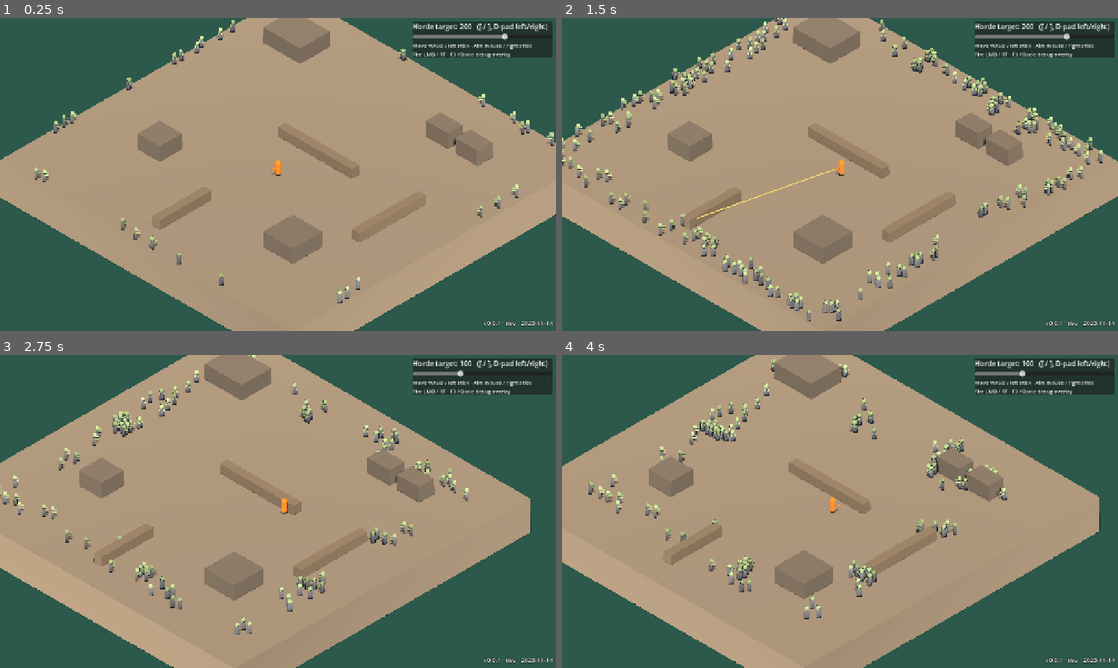
Above: before the commit, frames 1-4 (two rows, left to right).
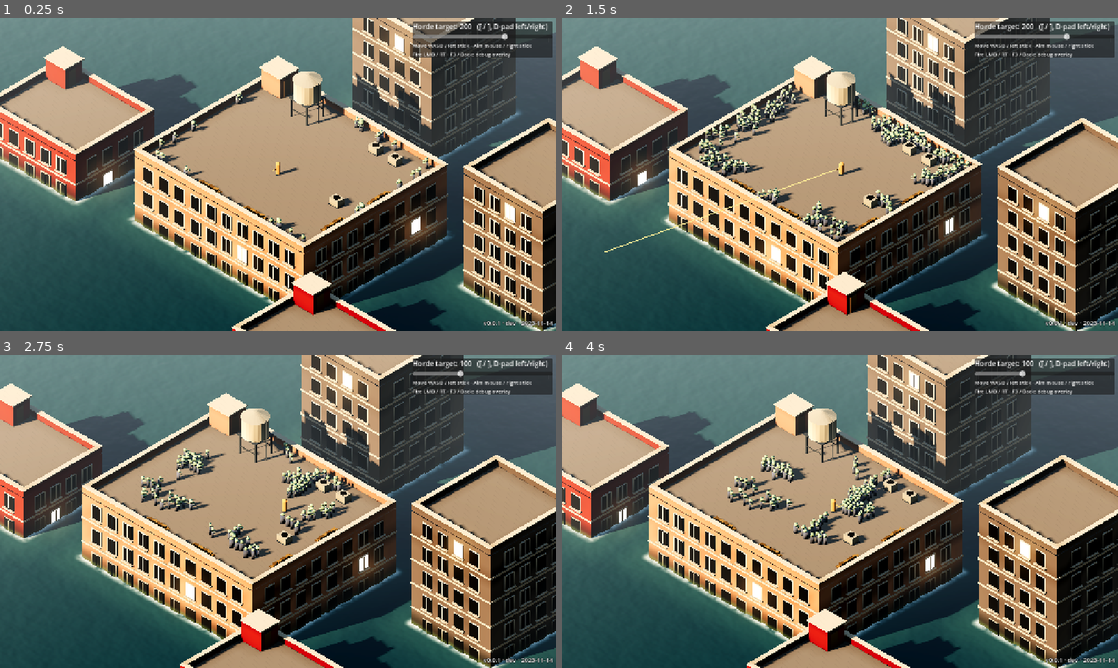
Above: after the commit, the same moments.

Repository: Twilightxc/DrownedCity
Game: Godot game, scene res://game/spikes/spike_launcher.tscn
The game is run twice, just before and just after one commit, with the same random seed, the same clock (stepped at 60 frames per second) and the same inputs. Before the commit the project starts from res://game/spikes/horde_spike.tscn.
Inputs (mouse positions are in pixels of both pictures, inside the frame that each line leads up to):
- Up to frame 1 (0.25 s): no input
- Up to frame 2 (1.5 s): tap Enter at 0.5 s; move the mouse to (962, 158) at 0.52 s; press the mouse at (962, 158) at 0.53 s; hold D (move_right) 0.53-1.25 s; release the mouse at (962, 158) at 1.25 s; drag from (728, 190) to (812, 237) at 1.27 s
- Up to frame 3 (2.75 s): move the mouse to (333, 442) at 2.02 s; hold D (move_right) from 2.03 s (still down); hold [ (horde_less) from 2.03 s (still down); click (333, 442) at 2.3 s
- Up to frame 4 (4 s): release D (move_right) at 2.75 s; release [ (horde_less) at 2.75 s; drag from (812, 574) to (673, 464) at 2.77 s; move the mouse to (1006, 558) at 3.52 s; hold A (move_left) from 3.53 s (still down); hold Shift from 3.53 s (still down); click (1006, 558) at 3.8 s

The runs differ from the first frame. In frame 1, 74% of the frame differs, in the area x 0-100%, y 0-100%; in frame 2, 77%; in frame 3, 76%; in frame 4, 75%.

Commit message:
Phase 0.4 Spike B: Style 1.5 look on WebGL2 with the horde running
- tools/blender kits (kit_common/kit_building/kit_props): palette colour in
  vertex RGB, Cycles-baked AO in vertex alpha, glTF export; base building,
  2 backdrop variants, water tower, AC unit, sandbag wall in assets/models
- Shaders: style15_surface (wet stain + algae band vs global water_level),
  style15_emissive (lit windows for glow), water (2 scrolling normal maps,
  shallow tint + foam ring from building-footprint SDF)
- game/level/style15_level: dusk sun, sky ambient, ACES, glow, depth fog;
  swaps glTF placeholder materials; nav obstacles from node metadata
- style_spike reuses the horde spike with level_scene; spike launcher picks
  ?spike=style (default) or ?spike=horde
- Debug overlay: --capture=<png> desktop capture for art comparisons
- Zombie colours now sRGB (were washed out as linear)
- docs: comparison image 05_spike_b_vs_ref.png, 0.4 results, decisions

Co-Authored-By: Claude Opus 5.5 <noreply@anthropic.com>

Diff:
--- a/combat/horde_renderer.gd
+++ b/combat/horde_renderer.gd
@@ -5,9 +5,9 @@
 
 const FLOATS_PER_INSTANCE: int = 16  # 12 transform (3x4, row-major) + 4 colour
 
-## Cool grey clothes, pale green skin (Style 1.5).
-@export var clothes_color: Color = Color(0.42, 0.45, 0.5)
-@export var skin_color: Color = Color(0.62, 0.74, 0.55)
+## Cool grey clothes, pale green skin (Style 1.5). sRGB.
+@export var clothes_color: Color = Color("#515865")
+@export var skin_color: Color = Color("#93ad7a")
 
 var _buffer: PackedFloat32Array
 
@@ -78,6 +78,7 @@
 	var mesh: ArrayMesh = st.commit()
 	var mat: StandardMaterial3D = StandardMaterial3D.new()
 	mat.vertex_color_use_as_albedo = true
+	mat.vertex_color_is_srgb = true
 	mat.roughness = 1.0
 	mesh.surface_set_material(0, mat)
 	return mesh
--- /dev/null
+++ b/game/level/style15_emissive.tres
@@ -0,0 +1,8 @@
+[gd_resource type="ShaderMaterial" load_steps=2 format=3]
+
+[ext_resource type="Shader" path="res://game/shaders/style15_emissive.gdshader" id="1_shader"]
+
+[resource]
+resource_name = "style15_emissive"
+shader = ExtResource("1_shader")
+shader_parameter/energy = 3.0
--- /dev/null
+++ b/game/level/style15_level.gd
@@ -0,0 +1,68 @@
+class_name Style15Level
+extends Node3D
+## Level art for the Style 1.5 look: swaps the generated .glb placeholder materials for the
+## Style 1.5 shaders, publishes the water level as a global shader uniform, and feeds building
+## footprints to the water shader (foam ring + shallow tint).
+## Nodes in group "nav_obstacle" carry metadata/footprint (metres) for the spike's NavGrid.
+
+const SURFACE_MATERIAL: Material = preload("res://game/level/style15_surface.tres")
+const EMISSIVE_MATERIAL: Material = preload("res://game/level/style15_emissive.tres")
+const MAX_FOOTPRINTS: int = 16
+
+@export var water_level: float = -8.6
+@export var water: MeshInstance3D
+
+
+func _ready() -> void:
+	RenderingServer.global_shader_parameter_set("water_level", water_level)
+	_apply_materials(self)
+	_publish_footprints()
+
+
+func _apply_materials(root: Node) -> void:
+	for node: Node in root.find_children("*", "MeshInstance3D", true, false):
+		var mi: MeshInstance3D = node as MeshInstance3D
+		if mi == water or mi.mesh == null:
+			continue
+		for s: int in mi.mesh.get_surface_count():
+			var mat: Material = mi.mesh.surface_get_material(s)
+			var mat_name: String = mat.resource_name if mat != null else ""
+			if mat_name == "emissive":
+				mi.set_surface_override_material(s, EMISSIVE_MATERIAL)
+			elif mat_name == "surface":
+				mi.set_surface_override_material(s, SURFACE_MATERIAL)
+
+
+func _publish_footprints() -> void:
+	if water == null:
+		return
+	var boxes: PackedVector4Array = PackedVector4Array()
+	for node: Node in get_tree().get_nodes_in_group("water_footprint"):
+		if boxes.size() >= MAX_FOOTPRINTS or not is_ancestor_of(node):
+			continue
+		var n3: Node3D = node as Node3D
+		var fp: Vector2 = n3.get_meta("footprint", Vector2.ONE)
+		boxes.append(Vector4(n3.global_position.x, n3.global_position.z, fp.x * 0.5, fp.y * 0.5))
+	var count: int = boxes.size()
+	boxes.resize(MAX_FOOTPRINTS)
+	var mat: ShaderMaterial = water.get_active_material(0) as ShaderMaterial
+	mat.set_shader_parameter("footprints", boxes)
+	mat.set_shader_parameter("footprint_count", count)
+
+
+## Nav obstacles under this level as NavGrid cell rects.
+func nav_obstacle_rects(grid: NavGrid) -> Array[Rect2i]:
+	var rects: Array[Rect2i] = []
+	for node: Node in get_tree().get_nodes_in_group("nav_obstacle"):
+		if not is_ancestor_of(node):
+			continue
+		var n3: Node3D = node as Node3D
+		var fp: Vector2 = n3.get_meta("footprint", Vector2.ONE)
+		var yaw: float = wrapf(n3.global_rotation.y, 0.0, PI)
+		if absf(yaw - PI * 0.5) < 0.4:
+			fp = Vector2(fp.y, fp.x)
+		var center: Vector2 = Vector2(n3.global_position.x, n3.global_position.z)
+		var c0: Vector2i = grid.world_to_cell(center - fp * 0.5)
+		var c1: Vector2i = grid.world_to_cell(center + fp * 0.5 - Vector2(0.001, 0.001))
+		rects.append(Rect2i(c0, c1 - c0 + Vector2i.ONE))
+	return rects
--- /dev/null
+++ b/game/level/style15_level.tscn
@@ -0,0 +1,159 @@
+[gd_scene load_steps=18 format=3]
+
+[ext_resource type="Script" path="res://game/level/style15_level.gd" id="1_level"]
+[ext_resource type="PackedScene" path="res://assets/models/building_base_3f.glb" id="2_base"]
+[ext_resource type="PackedScene" path="res://assets/models/building_brick_2f.glb" id="3_brick"]
+[ext_resource type="PackedScene" path="res://assets/models/building_concrete_5f.glb" id="4_concrete"]
+[ext_resource type="PackedScene" path="res://assets/models/prop_water_tower.glb" id="5_tower"]
+[ext_resource type="PackedScene" path="res://assets/models/prop_ac_unit.glb" id="6_ac"]
+[ext_resource type="PackedScene" path="res://assets/models/prop_sandbag_wall.glb" id="7_sandbag"]
+[ext_resource type="Shader" path="res://game/shaders/water.gdshader" id="8_water"]
+
+[sub_resource type="ProceduralSkyMaterial" id="SkyMat_dusk"]
+sky_top_color = Color(0.36, 0.47, 0.6, 1)
+sky_horizon_color = Color(0.85, 0.7, 0.58, 1)
+ground_bottom_color = Color(0.12, 0.18, 0.19, 1)
+ground_horizon_color = Color(0.5, 0.48, 0.45, 1)
+sun_angle_max = 10.0
+
+[sub_resource type="Sky" id="Sky_dusk"]
+sky_material = SubResource("SkyMat_dusk")
+process_mode = 1
+
+[sub_resource type="Environment" id="Env_dusk"]
+background_mode = 1
+background_color = Color(0.16, 0.24, 0.26, 1)
+sky = SubResource("Sky_dusk")
+ambient_light_source = 3
+ambient_light_energy = 0.5
+reflected_light_source = 2
+tonemap_mode = 3
+tonemap_exposure = 0.85
+glow_enabled = true
+glow_intensity = 0.9
+glow_strength = 1.1
+glow_blend_mode = 0
+glow_hdr_threshold = 1.0
+fog_enabled = true
+fog_mode = 1
+fog_light_color = Color(0.62, 0.66, 0.68, 1)
+fog_density = 0.55
+fog_depth_begin = 45.0
+fog_depth_end = 170.0
+
+[sub_resource type="FastNoiseLite" id="Noise_a"]
+frequency = 0.02
+fractal_octaves = 3
+
+[sub_resource type="NoiseTexture2D" id="NormalTex_a"]
+width = 256
+height = 256
+seamless = true
+as_normal_map = true
+bump_strength = 6.0
+noise = SubResource("Noise_a")
+
+[sub_resource type="FastNoiseLite" id="Noise_b"]
+seed = 7
+frequency = 0.035
+fractal_octaves = 2
+
+[sub_resource type="NoiseTexture2D" id="NormalTex_b"]
+width = 256
+height = 256
+seamless = true
+as_normal_map = true
+bump_strength = 4.0
+noise = SubResource("Noise_b")
+
+[sub_resource type="ShaderMaterial" id="Mat_water"]
+shader = ExtResource("8_water")
+shader_parameter/normal_a = SubResource("NormalTex_a")
+shader_parameter/normal_b = SubResource("NormalTex_b")
+
+[sub_resource type="PlaneMesh" id="Mesh_water"]
+material = SubResource("Mat_water")
+size = Vector2(400, 400)
+
+[node name="Style15Level" type="Node3D" node_paths=PackedStringArray("water")]
+script = ExtResource("1_level")
+water = NodePath("Water")
+
+[node name="WorldEnvironment" type="WorldEnvironment" parent="."]
+environment = SubResource("Env_dusk")
+
+[node name="Sun" type="DirectionalLight3D" parent="."]
+transform = Transform3D(0.9539, 0.1500, -0.2598, -0.0000, 0.8660, 0.5000, 0.3000, -0.4770, 0.8262, 0, 20, 0)
+light_color = Color(1, 0.78, 0.56, 1)
+light_energy = 1.6
+shadow_enabled = true
+shadow_bias = 0.05
+shadow_normal_bias = 1.5
+directional_shadow_mode = 1
+directional_shadow_split_1 = 0.35
+directional_shadow_max_distance = 80.0
+
+[node name="Water" type="MeshInstance3D" parent="."]
+transform = Transform3D(1, 0, 0, 0, 1, 0, 0, 0, 1, 0, -8.6, 0)
+cast_shadow = 0
+mesh = SubResource("Mesh_water")
+
+[node name="BaseBuilding" parent="." groups=["water_footprint"] instance=ExtResource("2_base")]
+transform = Transform3D(1, 0, 0, 0, 1, 0, 0, 0, 1, 0, -8.6, 0)
+metadata/footprint = Vector2(26, 22)
+
+[node name="RoofHut" type="Marker3D" parent="." groups=["nav_obstacle"]]
+transform = Transform3D(1, 0, 0, 0, 1, 0, 0, 0, 1, -10.8, 0, -9)
+metadata/footprint = Vector2(3, 2.6)
+
+[node name="Backdrop" type="Node3D" parent="."]
+
+[node name="Concrete5F" parent="Backdrop" groups=["water_footprint"] instance=ExtResource("4_concrete")]
+transform = Transform3D(1, 0, 0, 0, 1, 0, 0, 0, 1, -4, -8.6, -26)
+metadata/footprint = Vector2(12, 13)
+
+[node name="Concrete5F2" parent="Backdrop" groups=["water_footprint"] instance=ExtResource("4_concrete")]
+transform = Transform3D(1, 0, 0, 0, 1, 0, 0, 0, 1, 27, -8.6, -12)
+metadata/footprint = Vector2(12, 13)
+
+[node name="Brick2F" parent="Backdrop" groups=["water_footprint"] instance=ExtResource("3_brick")]
+transform = Transform3D(1, 0, 0, 0, 1, 0, 0, 0, 1, 22, -8.6, 18)
+metadata/footprint = Vector2(14, 12)
+
+[node name="Brick2F2" parent="Backdrop" groups=["water_footprint"] instance=ExtResource("3_brick")]
+transform = Transform3D(1, 0, 0, 0, 1, 0, 0, 0, 1, -27, -8.6, 7)
+metadata/footprint = Vector2(14, 12)
+
+[node name="Props" type="Node3D" parent="."]
+
+[node name="WaterTower" parent="Props" groups=["nav_obstacle"] instance=ExtResource("5_tower")]
+transform = Transform3D(1, 0, 0, 0, 1, 0, 0, 0, 1, -5, 0, -7.5)
+metadata/footprint = Vector2(3.4, 3.4)
+
+[node name="AC1" parent="Props" groups=["nav_obstacle"] instance=ExtResource("6_ac")]
+transform = Transform3D(1, 0, 0, 0, 1, 0, 0, 0, 1, 5, 0, -8)
+metadata/footprint = Vector2(1.3, 1)
+
+[node name="AC2" parent="Props" groups=["nav_obstacle"] instance=ExtResource("6_ac")]
+transform = Transform3D(1, 0, 0, 0, 1, 0, 0, 0, 1, 8, 0, -8)
+metadata/footprint = Vector2(1.3, 1)
+
+[node name="AC3" parent="Props" groups=["nav_obstacle"] instance=ExtResource("6_ac")]
+transform = Transform3D(1, 0, 0, 0, 1, 0, 0, 0, 1, 9, 0, 2)
+metadata/footprint = Vector2(1.3, 1)
+
+[node name="Sandbags1" parent="Props" groups=["nav_obstacle"] instance=ExtResource("7_sandbag")]
+transform = Transform3D(1, 0, 0, 0, 1, 0, 0, 0, 1, 4, 0, 9.5)
+metadata/footprint = Vector2(3.2, 0.7)
+
+[node name="Sandbags2" parent="Props" groups=["nav_obstacle"] instance=ExtResource("7_sandbag")]
+transform = Transform3D(1, 0, 0, 0, 1, 0, 0, 0, 1, -3, 0, 9.5)
+metadata/footprint = Vector2(3.2, 0.7)
+
+[node name="Sandbags3" parent="Props" groups=["nav_obstacle"] instance=ExtResource("7_sandbag")]
+transform = Transform3D(0, 0, 1, 0, 1, 0, -1, 0, 0, 11.5, 0, -2)
+metadata/footprint = Vector2(3.2, 0.7)
+
+[node name="Sandbags4" parent="Props" groups=["nav_obstacle"] instance=ExtResource("7_sandbag")]
+transform = Transform3D(0, 0, 1, 0, 1, 0, -1, 0, 0, 11.5, 0, 5)
+metadata/footprint = Vector2(3.2, 0.7)
--- /dev/null
+++ b/game/level/style15_surface.tres
@@ -0,0 +1,7 @@
+[gd_resource type="ShaderMaterial" load_steps=2 format=3]
+
+[ext_resource type="Shader" path="res://game/shaders/style15_surface.gdshader" id="1_shader"]
+
+[resource]
+resource_name = "style15_surface"
+shader = ExtResource("1_shader")
--- /dev/null
+++ b/game/shaders/style15_emissive.gdshader
@@ -0,0 +1,9 @@
+// Lit windows / fires: vertex colour as albedo and emission; bright enough to trigger glow.
+shader_type spatial;
+render_mode cull_back, unshaded;
+
+uniform float energy = 3.0;
+
+void fragment() {
+	ALBEDO = COLOR.rgb * energy;
+}
--- /dev/null
+++ b/game/shaders/style15_surface.gdshader
@@ -0,0 +1,33 @@
+// Style 1.5 surface: flat palette colour from vertex RGB, baked AO from vertex alpha,
+// wet stain + algae band measured from the global water level (matches tools/blender/scene_v15_web.py).
+shader_type spatial;
+render_mode cull_back, diffuse_burley, specular_schlick_ggx;
+
+global uniform float water_level;
+
+uniform vec3 wet_tint : source_color = vec3(0.243, 0.290, 0.227);
+uniform vec3 algae_color : source_color = vec3(0.302, 0.416, 0.235);
+uniform float wet_height = 2.4;
+uniform float wet_amount : hint_range(0.0, 1.0) = 0.7;
+uniform float algae_height = 0.7;
+uniform float algae_amount : hint_range(0.0, 1.0) = 0.6;
+uniform float ao_light_affect : hint_range(0.0, 1.0) = 0.35;
+uniform float roughness : hint_range(0.0, 1.0) = 0.9;
+
+varying float world_y;
+
+void vertex() {
+	world_y = (MODEL_MATRIX * vec4(VERTEX, 1.0)).y;
+}
+
+void fragment() {
+	float h = world_y - water_level;
+	vec3 albedo = COLOR.rgb;
+	albedo = mix(albedo, albedo * wet_tint, (1.0 - smoothstep(0.3, wet_height, h)) * wet_amount);
+	albedo = mix(albedo, algae_color, (1.0 - smoothstep(0.0, algae_height, h)) * algae_amount);
+	ALBEDO = albedo;
+	AO = COLOR.a;
+	AO_LIGHT_AFFECT = ao_light_affect;
+	ROUGHNESS = roughness;
+	SPECULAR = 0.3;
+}
--- /dev/null
+++ b/game/shaders/water.gdshader
@@ -0,0 +1,59 @@
+// Flood water (WebGL2-safe): murky teal tinted lighter near buildings, two scrolling normal
+// layers, and a foam ring along building footprints. "Near" comes from a signed-distance test
+// against up to 16 footprint boxes instead of the depth buffer, so it costs no extra pass.
+shader_type spatial;
+render_mode cull_back, diffuse_burley, specular_schlick_ggx;
+
+uniform vec3 deep_color : source_color = vec3(0.09, 0.20, 0.22);
+uniform vec3 shallow_color : source_color = vec3(0.15, 0.29, 0.27);
+uniform vec3 foam_color : source_color = vec3(0.78, 0.82, 0.77);
+uniform sampler2D normal_a : hint_normal, filter_linear_mipmap, repeat_enable;
+uniform sampler2D normal_b : hint_normal, filter_linear_mipmap, repeat_enable;
+uniform vec2 scroll_a = vec2(0.020, 0.012);
+uniform vec2 scroll_b = vec2(-0.015, 0.018);
+uniform float tiling_a = 0.06;  // texture repeats per metre
+uniform float tiling_b = 0.11;
+uniform float normal_depth : hint_range(0.0, 2.0) = 0.5;
+uniform float shallow_width = 6.0;  // metres
+uniform float foam_width = 1.0;
+uniform float roughness : hint_range(0.0, 1.0) = 0.2;
+uniform float specular : hint_range(0.0, 1.0) = 0.3;
+
+uniform vec4 footprints[16];  // xy = centre (world x, z), zw = half extents
+uniform int footprint_count = 0;
+
+varying vec3 world_pos;
+
+float box_distance(vec2 p, vec2 c, vec2 half_extents) {
+	vec2 d = abs(p - c) - half_extents;
+	return length(max(d, vec2(0.0))) + min(max(d.x, d.y), 0.0);
+}
+
+void vertex() {
+	world_pos = (MODEL_MATRIX * vec4(VERTEX, 1.0)).xyz;
+}
+
+void fragment() {
+	vec2 p = world_pos.xz;
+	float dist = 1.0e4;
+	for (int i = 0; i < 16; i++) {
+		if (i >= footprint_count) {
+			break;
+		}
+		dist = min(dist, box_distance(p, footprints[i].xy, footprints[i].zw));
+	}
+
+	vec3 na = texture(normal_a, p * tiling_a + TIME * scroll_a).rgb;
+	vec3 nb = texture(normal_b, p * tiling_b + TIME * scroll_b).rgb;
+	NORMAL_MAP = normalize(mix(na, nb, 0.5) * 2.0 - 1.0) * 0.5 + 0.5;
+	NORMAL_MAP_DEPTH = normal_depth;
+
+	float shallow = 1.0 - smoothstep(0.0, shallow_width, dist);
+	float ripple = (na.x + nb.y) * 0.5;  // reuse the normal maps as breakup noise
+	float foam = (1.0 - smoothstep(0.0, foam_width, dist + (ripple - 0.5) * 0.8)) * smoothstep(0.38, 0.55, ripple);
+
+	vec3 albedo = mix(deep_color, shallow_color, shallow * 0.7);
+	ALBEDO = mix(albedo, foam_color, foam);
+	ROUGHNESS = mix(roughness, 0.9, foam);
+	SPECULAR = specular;
+}
--- a/game/spikes/horde_spike.gd
+++ b/game/spikes/horde_spike.gd
@@ -2,12 +2,15 @@
 ## Spike A (Phase 0.3): can the web build hold 200+ zombies at 50+ FPS on an Intel Arc iGPU?
 ## Flat rooftop over flood water, MultiMesh horde on a shared flow field, hitscan rifle.
 ## Spawn count: slider, [ / ] keys, or D-pad left/right.
+## With `level_scene` set (Spike B), that scene supplies the art and its "nav_obstacle" nodes
+## replace `obstacles`; otherwise placeholder boxes are built from `obstacles`.
 
 const GROUND_Y: float = 0.0
 const BUILDING_DEPTH: float = 6.0
 const WATER_Y: float = -4.0
 
 @export var horde_config: HordeConfig
+@export var level_scene: PackedScene
 @export var roof_size: Vector2i = Vector2i(40, 40)
 ## Obstacles in roof cells: stair house, AC units, water tanks, low walls.
 @export var obstacles: Array[Rect2i] = [
@@ -47,9 +50,15 @@
 func _ready() -> void:
 	_rng.randomize()
 	_grid = NavGrid.new(roof_size.x, roof_size.y, 1.0, -Vector2(roof_size) * 0.5)
-	for rect: Rect2i in obstacles:
+	var rects: Array[Rect2i] = obstacles
+	if level_scene != null:
+		var level: Node = level_scene.instantiate()
+		add_child(level)
+		rects = (level as Style15Level).nav_obstacle_rects(_grid) if level is Style15Level else []
+	for rect: Rect2i in rects:
 		_grid.set_blocked_rect(rect)
 	_collect_perimeter()
+	assert(not _perimeter.is_empty(), "no walkable roof edge to spawn from")
 
 	var capacity: int = 0
 	for n: int in horde_config.spawn_counts:
@@ -57,7 +66,8 @@
 	_horde = Horde.new(horde_config, _grid, capacity, _rng.randi())
 	_renderer.setup(capacity)
 
-	_build_level_meshes()
+	if level_scene == null:
+		_build_level_meshes()
 	_player.setup(_grid, _horde, _camera, GROUND_Y)
 	_player.position = Vector3(0.5, GROUND_Y, 2.5)
 	_player.fired.connect(_tracers.add)
--- /dev/null
+++ b/game/spikes/spike_launcher.gd
@@ -0,0 +1,29 @@
+extends Node
+## Boots the requested Phase 0 spike: `?spike=horde` on the web URL, or `-- --spike=horde` on desktop.
+## Default is the newest spike, so the live URL always shows what is under test.
+
+const SPIKES: Dictionary[String, String] = {
+	"style": "res://game/spikes/style_spike.tscn",
+	"horde": "res://game/spikes/horde_spike.tscn",
+}
+const DEFAULT_SPIKE: String = "style"
+
+
+func _ready() -> void:
+	var key: String = _requested_spike()
+	if not SPIKES.has(key):
+		push_warning("Unknown spike '%s', using '%s'" % [key, DEFAULT_SPIKE])
+		key = DEFAULT_SPIKE
+	get_tree().change_scene_to_file.call_deferred(SPIKES[key])
+
+
+func _requested_spike() -> String:
+	if OS.has_feature("web"):
+		var search: Variant = JavaScriptBridge.eval("window.location.search", true)
+		for pair: String in str(search).trim_prefix("?").split("&", false):
+			if pair.begins_with("spike="):
+				return pair.trim_prefix("spike=")
+	for arg: String in OS.get_cmdline_user_args():
+		if arg.begins_with("--spike="):
+			return arg.trim_prefix("--spike=")
+	return DEFAULT_SPIKE
--- /dev/null
+++ b/game/spikes/spike_launcher.tscn
@@ -0,0 +1,6 @@
+[gd_scene load_steps=2 format=3]
+
+[ext_resource type="Script" path="res://game/spikes/spike_launcher.gd" id="1_launcher"]
+
+[node name="SpikeLauncher" type="Node"]
+script = ExtResource("1_launcher")
--- /dev/null
+++ b/game/spikes/style_spike.tscn
@@ -0,0 +1,57 @@
+[gd_scene load_steps=12 format=3]
+
+[ext_resource type="Script" path="res://game/spikes/horde_spike.gd" id="1_spike"]
+[ext_resource type="Resource" path="res://data/combat/horde_spike.tres" id="2_horde"]
+[ext_resource type="Script" path="res://game/iso_camera_rig.gd" id="3_rig"]
+[ext_resource type="Script" path="res://game/spikes/spike_player.gd" id="4_player"]
+[ext_resource type="Resource" path="res://data/weapons/spike_rifle.tres" id="5_rifle"]
+[ext_resource type="Script" path="res://combat/horde_renderer.gd" id="6_renderer"]
+[ext_resource type="Script" path="res://game/spikes/tracers.gd" id="7_tracers"]
+[ext_resource type="PackedScene" path="res://game/level/style15_level.tscn" id="8_level"]
+
+[sub_resource type="StandardMaterial3D" id="Mat_player"]
+albedo_color = Color(0.92, 0.55, 0.2, 1)
+
+[sub_resource type="CapsuleMesh" id="Mesh_player"]
+material = SubResource("Mat_player")
+radius = 0.28
+height = 1.6
+
+[sub_resource type="BoxMesh" id="Mesh_aim"]
+material = SubResource("Mat_player")
+size = Vector3(0.08, 0.08, 0.6)
+
+[node name="StyleSpike" type="Node3D"]
+script = ExtResource("1_spike")
+horde_config = ExtResource("2_horde")
+level_scene = ExtResource("8_level")
+roof_size = Vector2i(25, 21)
+
+[node name="IsoCameraRig" type="Node3D" parent="."]
+script = ExtResource("3_rig")
+distance = 60.0
+ortho_size = 34.0
+
+[node name="Camera3D" type="Camera3D" parent="IsoCameraRig"]
+current = true
+far = 300.0
+
+[node name="Player" type="Node3D" parent="."]
+script = ExtResource("4_player")
+weapon = ExtResource("5_rifle")
+
+[node name="Body" type="MeshInstance3D" parent="Player"]
+transform = Transform3D(1, 0, 0, 0, 1, 0, 0, 0, 1, 0, 0.8, 0)
+mesh = SubResource("Mesh_player")
+
+[node name="AimMarker" type="Node3D" parent="Player"]
+
+[node name="Barrel" type="MeshInstance3D" parent="Player/AimMarker"]
+transform = Transform3D(1, 0, 0, 0, 1, 0, 0, 0, 1, 0, 0.9, 0.5)
+mesh = SubResource("Mesh_aim")
+
+[node name="HordeRenderer" type="MultiMeshInstance3D" parent="."]
+script = ExtResource("6_renderer")
+
+[node name="Tracers" type="MeshInstance3D" parent="."]
+script = ExtResource("7_tracers")
--- a/project.godot
+++ b/project.godot
@@ -7,7 +7,7 @@
 
 config/name="Drowned City"
 config/version="0.0.1"
-run/main_scene="res://game/spikes/horde_spike.tscn"
+run/main_scene="res://game/spikes/spike_launcher.tscn"
 config/features=PackedStringArray("4.7", "GL Compatibility")
 
 [autoload]
@@ -98,3 +98,10 @@
 renderer/rendering_method="gl_compatibility"
 renderer/rendering_method.mobile="gl_compatibility"
 textures/vram_compression/import_etc2_astc=true
+
+[shader_globals]
+
+water_level={
+"type": "float",
+"value": -8.6
+}
--- a/ui/debug/debug_overlay.gd
+++ b/ui/debug/debug_overlay.gd
@@ -1,11 +1,15 @@
 extends CanvasLayer
 ## Always-on build label (bottom-right) + F3 / gamepad Back debug overlay.
 ## Other systems publish extra counters with DebugOverlay.set_stat("zombies", n).
+## Desktop capture for art comparisons: `-- --capture=out.png [--capture-frames=300] [--hide-ui]`
+## saves one frame and quits.
 
 const REFRESH_SEC: float = 0.25
 
 var _stats: Dictionary[String, String] = {}
 var _refresh_left: float = 0.0
+var _capture_path: String = ""
+var _capture_frames: int = 300
 
 @onready var _build_label: Label = %BuildLabel
 @onready var _panel: PanelContainer = %Panel
@@ -16,6 +20,25 @@
 	_build_label.text = BuildInfo.label()
 	_panel.visible = false
 	set_stat("zombies", "0")
+	for arg: String in OS.get_cmdline_user_args():
+		if arg.begins_with("--capture="):
+			_capture_path = arg.trim_prefix("--capture=")
+		elif arg.begins_with("--capture-frames="):
+			_capture_frames = int(arg.trim_prefix("--capture-frames="))
+		elif arg == "--hide-ui":
+			visible = false
+
+
+func _physics_process(_delta: float) -> void:
+	if _capture_path.is_empty() or Engine.get_process_frames() < _capture_frames:
+		return
+	var image: Image = get_viewport().get_texture().get_image()
+	image.save_png(_capture_path)
+	print("captured %s  fps=%d draws=%d prims=%d" % [_capture_path, Engine.get_frames_per_second(),
+		RenderingServer.get_rendering_info(RenderingServer.RENDERING_INFO_TOTAL_DRAW_CALLS_IN_FRAME),
+		RenderingServer.get_rendering_info(RenderingServer.RENDERING_INFO_TOTAL_PRIMITIVES_IN_FRAME)])
+	_capture_path = ""
+	get_tree().quit()
 
 
 func _unhandled_input(event: InputEvent) -> void:
Binary file added: assets/models/building_base_3f.glb
Not shown, added: assets/models/building_base_3f.glb.import
Binary file added: assets/models/building_brick_2f.glb
Not shown, added: assets/models/building_brick_2f.glb.import
Binary file added: assets/models/building_concrete_5f.glb
Not shown, added: assets/models/building_concrete_5f.glb.import
Binary file added: assets/models/prop_ac_unit.glb
Not shown, added: assets/models/prop_ac_unit.glb.import
Binary file added: assets/models/prop_sandbag_wall.glb
Not shown, added: assets/models/prop_sandbag_wall.glb.import
Binary file added: assets/models/prop_water_tower.glb
Not shown, added: assets/models/prop_water_tower.glb.import
(and 9 more such lines)
